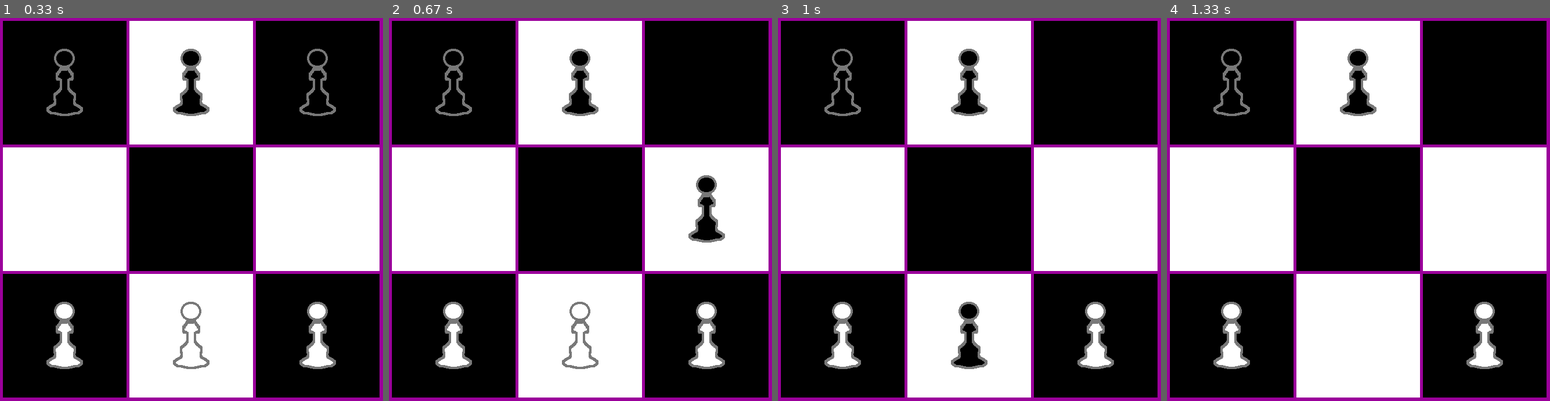
Above: before the commit, frames 1-4 (left to right).
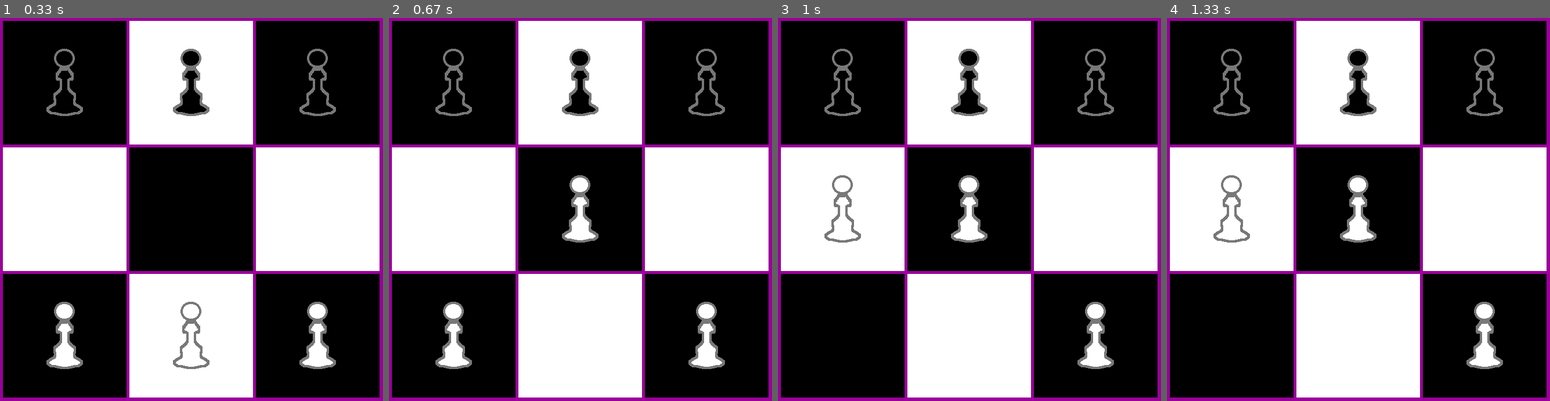
Above: after the commit, the same moments.

Repository: bryan-souza/HexaPawn
Game: pygame game, started from HexaPawn.py
Two runs of this game, one before a commit and one after it. Both use one fixed random seed, a clock stepped at 60 frames per second and the inputs below.
Inputs (mouse positions are in pixels of both pictures, inside the frame that each line leads up to):
- Up to frame 1 (0.33 s): no input
- Up to frame 2 (0.67 s): press the mouse at (488, 213) at 0.37 s; move the mouse to (553, 251) at 0.47 s; release the mouse at (618, 293) at 0.6 s
- Up to frame 3 (1 s): press the mouse at (877, 213) at 0.7 s; move the mouse to (946, 228) at 0.8 s; release the mouse at (1015, 243) at 0.93 s
- Up to frame 4 (1.33 s): press the mouse at (1266, 213) at 1.03 s; move the mouse to (1304, 259) at 1.13 s; release the mouse at (1339, 309) at 1.27 s

Frame 1 is identical in both runs. In frame 2, 2.5% of the frame differs, in the area x 45-88%, y 8-92%; in frame 3, 3.4%, in the area x 12-88%, y 8-92%; in frame 4, 2.5%.

Commit message:
[+] AI.py

Diff:
--- /dev/null
+++ b/AI.py
@@ -0,0 +1,19 @@
+import pygame
+import random
+from Display import whiteTable, blackTable, capture_pawn, move_pawn
+
+def auto_play():
+    pawn = random.choice(whiteTable)
+    trn = 0
+    cap = []
+
+    for p in range(len(blackTable)):
+        if ((blackTable[p].y == (pawn.y - 218)) and ((blackTable[p].x == (pawn.x + 218)) or
+                                                     (blackTable[p].x == (pawn.x - 218)))):
+            cap.append(blackTable[p])
+            print(cap)
+
+    if trn != 0:
+        pass
+    else:
+        move_pawn(pawn)
--- a/Display.py
+++ b/Display.py
@@ -1,5 +1,4 @@
 import pygame
-import random
 from Sprites import Pawn
 
 logo = pygame.image.load("logo32x32.png") # Associar a imagem a variavel logo
@@ -100,10 +99,6 @@
 
     return pawn.y
 
-def rnd_move(pawn_table):
-    pawn = random.choice(pawn_table)
-    move_pawn(pawn)
-
 def capture_pawn(pawn, tgt):
     if pawn.img == "whitePawn":
         if (tgt.y) == (pawn.y - 218) and ((tgt.x == (pawn.x + 218)) or (tgt.x == (pawn.x - 218))):
--- a/HexaPawn.py
+++ b/HexaPawn.py
@@ -1,6 +1,7 @@
 import pygame
 from Display import *
 from Sprites import Pawn
+from AI import auto_play
 
 def main():
 
@@ -30,10 +31,7 @@
 
 			elif event.type == pygame.MOUSEBUTTONUP:
 				if event.button == pygame.BUTTON_LEFT:
-					if not (capture_pawn(BC3, WA2) == False):
-						capture_pawn(BC3, WA2)
-					else:
-						move_pawn(BC3)
+					auto_play()
 
 		# Atualizar a tela
 		board_update()
